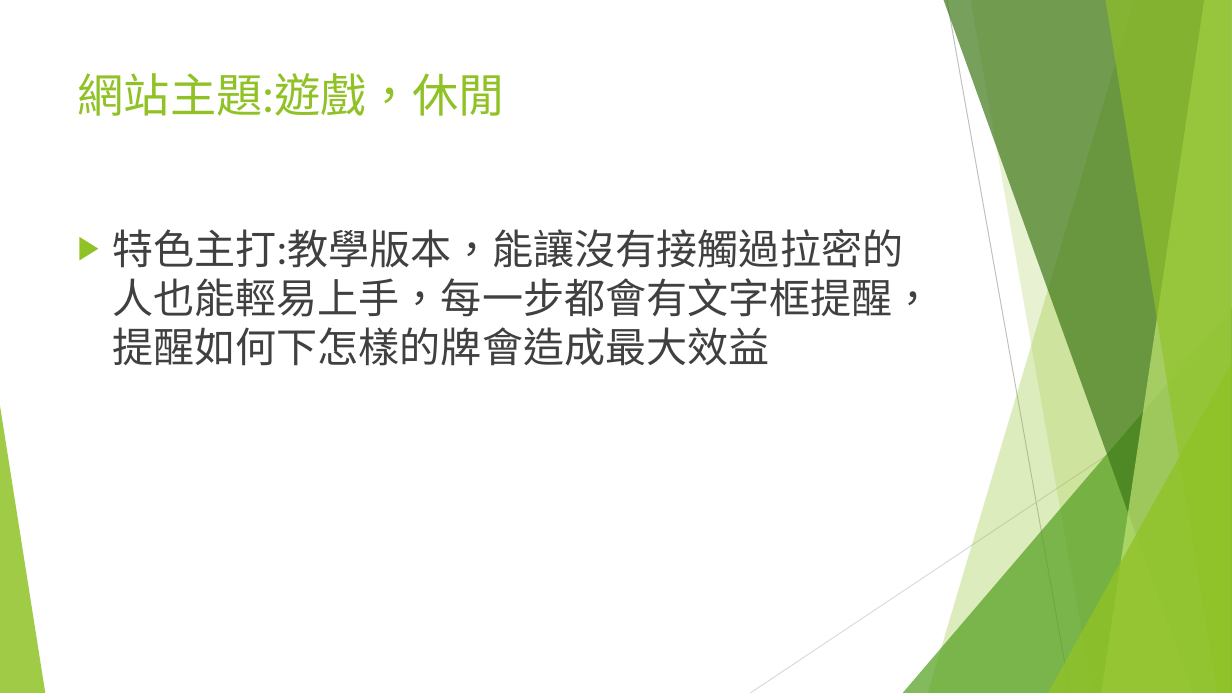
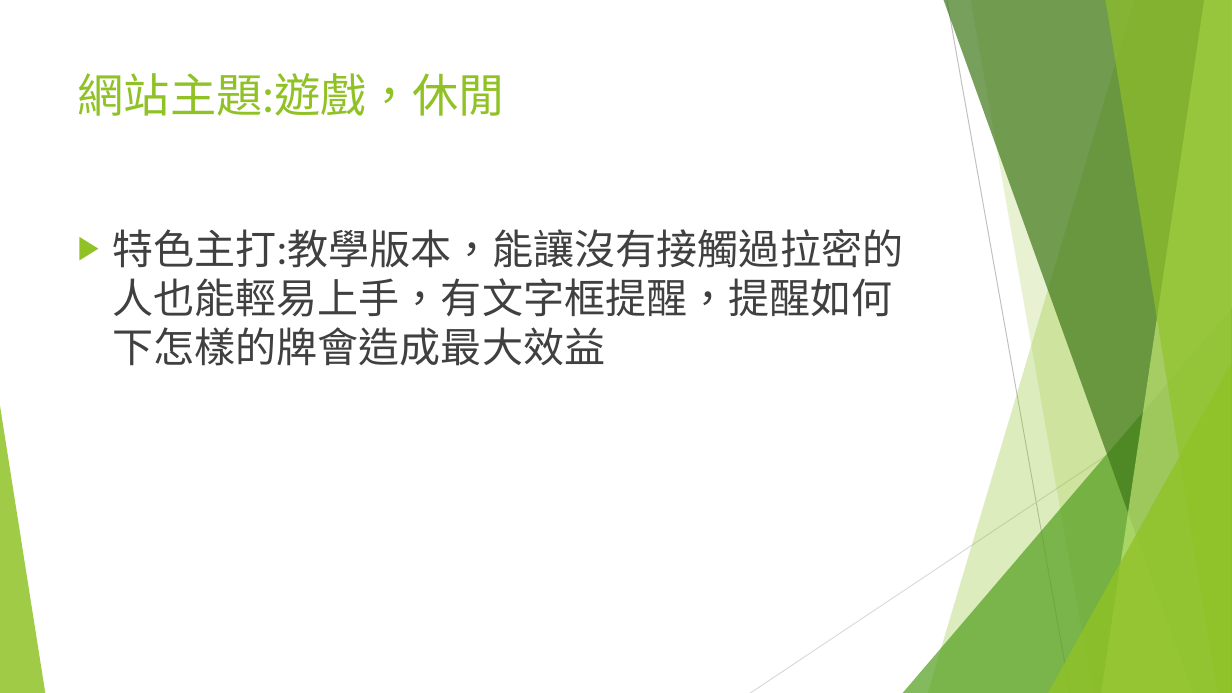
Before and after one commit to desk661234/BigGww, a slide deck: slide 2 of 拉密-00757014+00757009.pptx. Drawn at 1232x693 pixels with LibreOffice and Linux fonts; fonts in the diff are those of the drawing. Boxes give left, top, right and bottom in pixels: in the first picture for what was removed or moved away, otherwise in the second. Text is boxed around its words. In the diff, an @@ line names an element or a change of style, - is before the commit and + after.

```diff
--- a/拉密-00757014+00757009.pptx
+++ b/拉密-00757014+00757009.pptx
@@ text at (112, 229, 903, 366): text changed @@
-▶ 特色主打:教學版本，能讓沒有接觸過拉密的人也能輕易上手，每一步都會有文字框提醒，提醒如何下怎樣的牌會造成最大效益
+▶ 特色主打:教學版本，能讓沒有接觸過拉密的人也能輕易上手，有文字框提醒，提醒如何下怎樣的牌會造成最大效益
```
Also in this commit, not shown: 1 slide added, 1 slide removed.
